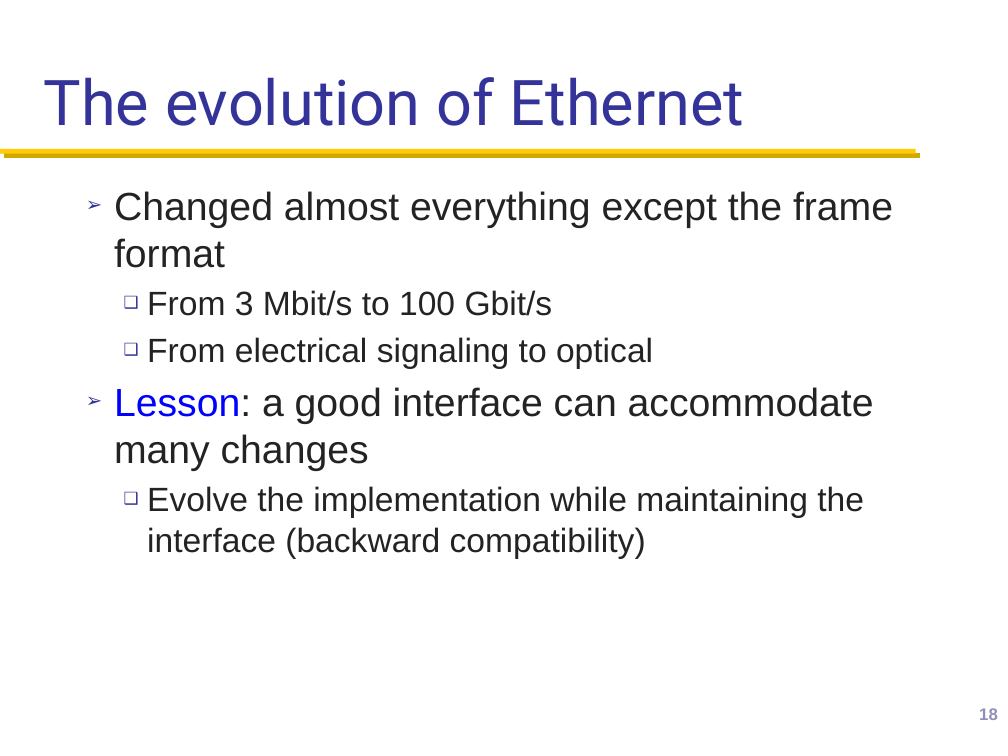
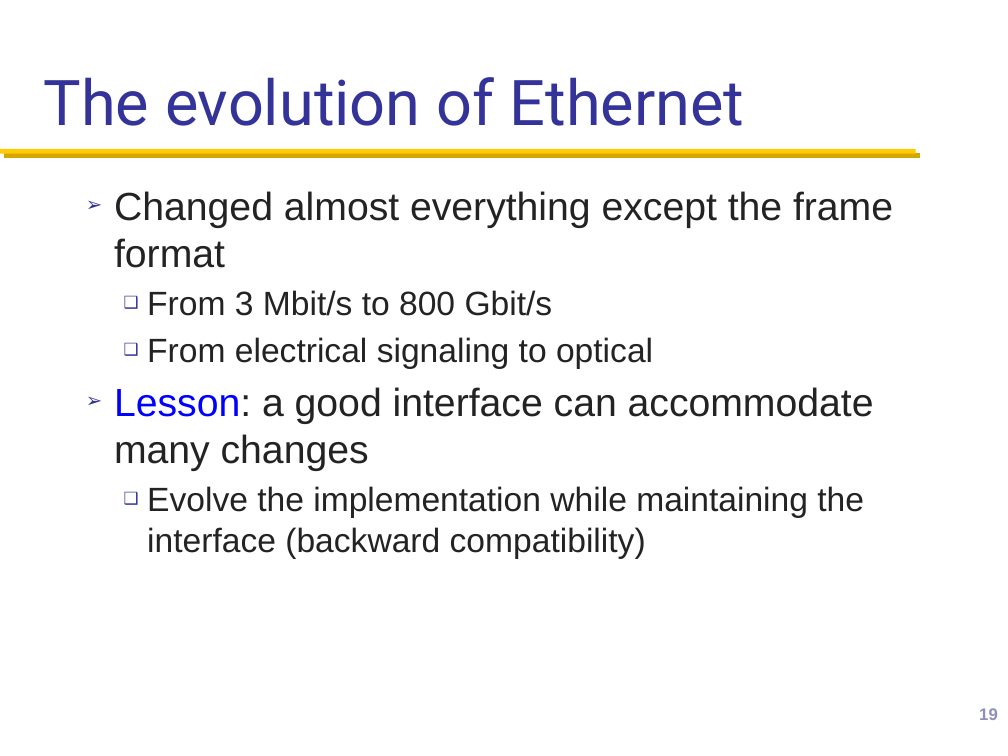
Before and after one commit to henryhxu/CSCI4430-ESTR4120, a slide deck: slide 19 of lectures/lec15.pptx (slide 18 before the commit). Drawn at 1008x756 pixels with LibreOffice and Linux fonts; fonts in the diff are those of the drawing; background and template pictures are left out. Boxes give left, top, right and bottom in pixels: in the first picture for what was removed or moved away, otherwise in the second. Text is boxed around its words. In the diff, an @@ line names an element or a change of style, - is before the commit and + after.

```diff
--- a/lectures/lec15.pptx
+++ b/lectures/lec15.pptx
@@ text at (147,290,553,316): text changed @@
-  ❑ From 3 Mbit/s to 100 Gbit/s
+  ❑ From 3 Mbit/s to 800 Gbit/s
```
Also in this commit, not shown: 5 other slides changed, 1 slide added.
